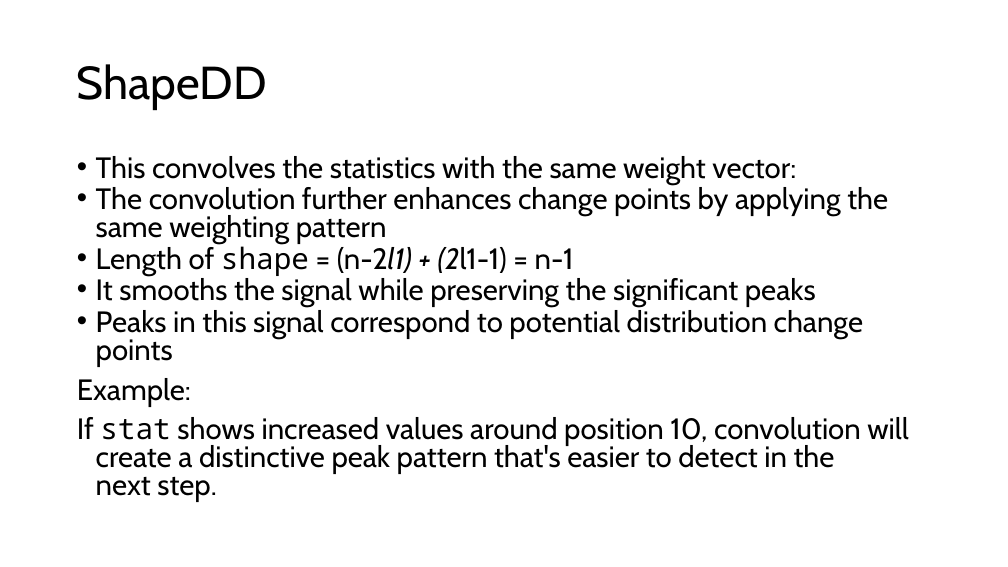
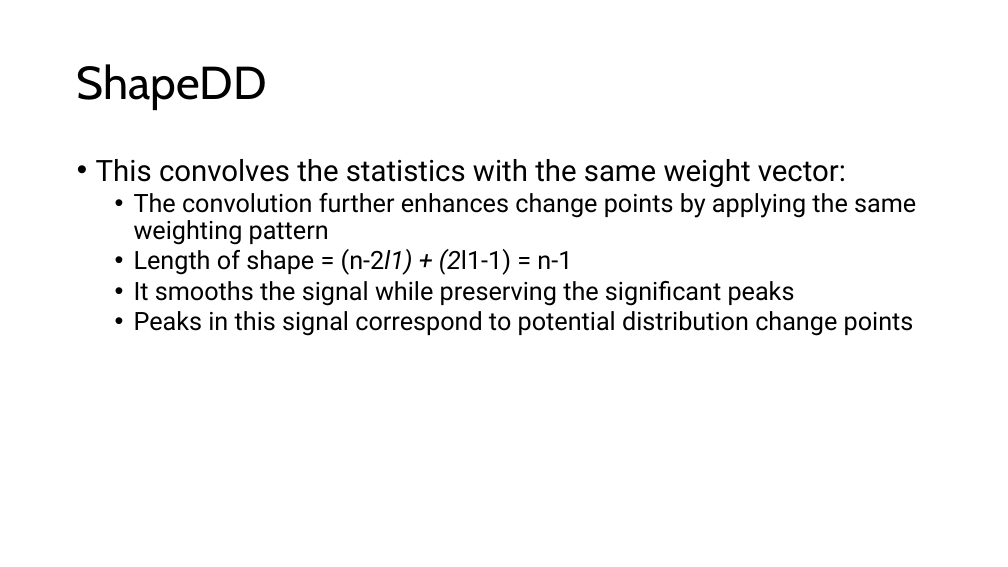
Before and after one commit to neoslusion/One-or-Two-Things-We-Know-about-Concept-Drift, a slide deck: slide 18 of report/Algorithm.pptx (slide 16 before the commit). Drawn at 1008x567 pixels with LibreOffice and Linux fonts; fonts in the diff are those of the drawing. Boxes give left, top, right and bottom in pixels: in the first picture for what was removed or moved away, otherwise in the second. Text is boxed around its words. In the diff, an @@ line names an element or a change of style, - is before the commit and + after.

```diff
--- a/report/Algorithm.pptx
+++ b/report/Algorithm.pptx
@@ text "This convolves the statistics with ..." at (96, 159, 916, 336): font Cabin to Roboto; size 28 to 24 pt in "The convolution further enhances change points by ...", "Length of shape = (n-2l1) + (2l1-1) ...", "It smooths the signal while preserving the ...", "Peaks in this signal correspond to potential ..."; font Noto Sans Mono to Roboto in "shape"; line spacing 0.8 to 0.9; list level 1 to 2 in "The convolution further enhances change ..."; list level 1 to 2 in "Length of shape = (n-2l1) ..."; list level 1 to 2 in "It smooths the signal while ..."; list level 1 to 2 in "Peaks in this signal correspond ..." @@
@@ text at (77, 378, 908, 502): paragraphs removed @@
-Example:
-If stat shows increased values around position 10, convolution will create a distinctive peak pattern that's easier to detect in the next step.
```
Also in this commit, not shown: 6 other slides changed, 2 slides added, 1 other file.
